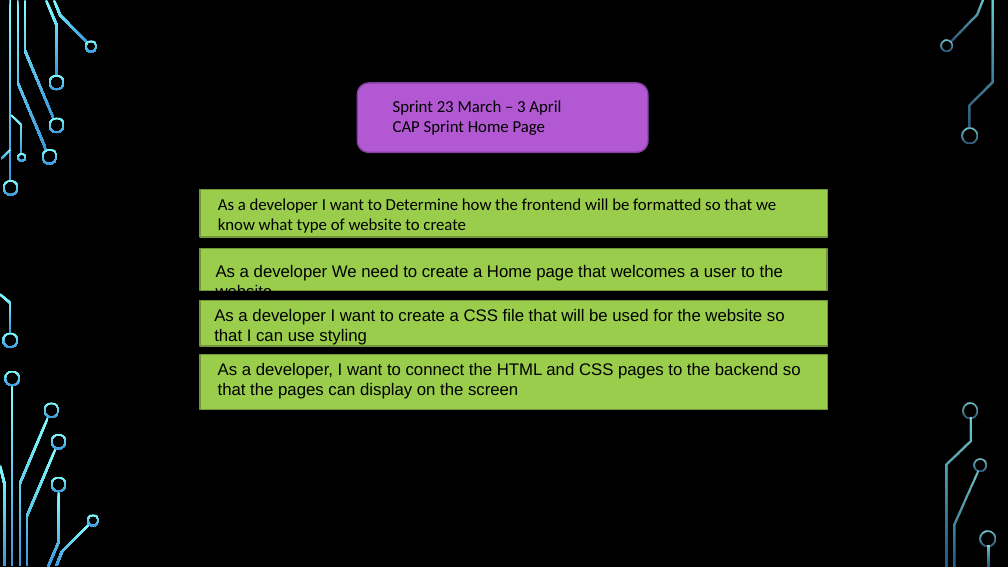
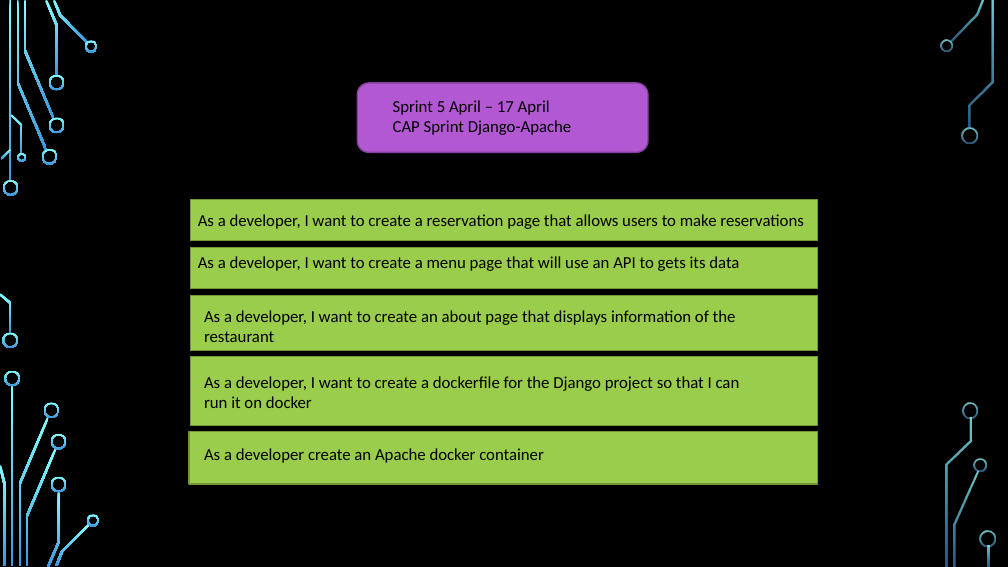
Before and after one commit to WMorris-WebDev20/afs-220, a slide deck: slide 7 of week2/William Morris Epic Story map with Sprint.pptx. Drawn at 1008x567 pixels with LibreOffice and Linux fonts; fonts in the diff are those of the drawing; background and template pictures are left out. Boxes give left, top, right and bottom in pixels: in the first picture for what was removed or moved away, otherwise in the second. Text is boxed around its words. In the diff, an @@ line names an element or a change of style, - is before the commit and + after.

```diff
--- a/week2/William Morris Epic Story map with Sprint.pptx
+++ b/week2/William Morris Epic Story map with Sprint.pptx
@@ text at bbox=[393, 100, 572, 135]: text changed @@
-Sprint 23 March – 3 April
-CAP Sprint Home Page
+Sprint 5 April – 17 April
+CAP Sprint Django-Apache
@@ rectangle: place and size @@
-rectangle at bbox=[200, 190, 828, 237]
+rectangle at bbox=[191, 200, 818, 241]
@@ text at bbox=[198, 214, 803, 229]: text changed @@
-As a developer I want to Determine how the frontend will be formatted so that we know what type of website to create
+As a developer, I want to create a reservation page that allows users to make reservations
@@ rectangle: place and size @@
-rectangle at bbox=[200, 249, 827, 290]
+rectangle at bbox=[191, 247, 818, 289]
@@ text at bbox=[198, 256, 739, 271]: text changed; font Arial to Calibri @@
-As a developer We need to create a Home page that welcomes a user to the website
+As a developer, I want to create a menu page that will use an API to gets its data
@@ rectangle: place and size @@
-rectangle at bbox=[200, 300, 828, 346]
+rectangle at bbox=[191, 296, 818, 351]
@@ text at bbox=[204, 310, 736, 342]: text changed; font Arial to Calibri @@
-As a developer I want to create a CSS file that will be used for the website so that I can use styling
+As a developer, I want to create an about page that displays information of the restaurant
@@ rectangle: place and size @@
-rectangle at bbox=[200, 355, 828, 410]
+rectangle at bbox=[191, 356, 818, 425]
@@ text at bbox=[204, 376, 740, 408]: text changed; font Arial to Calibri @@
-As a developer, I want to connect the HTML and CSS pages to the backend so that the pages can display on the screen
+As a developer, I want to create a dockerfile for the Django project so that I can run it on docker
@@ rectangle added at bbox=[189, 431, 818, 484], fill #9ACD4C, outline #729838 1.25 pt @@
@@ text added at bbox=[204, 448, 544, 463], 16 pt, text #000000 @@
+As a developer create an Apache docker container
```
Also in this commit, not shown: 1 other slide changed, 1 other file.
